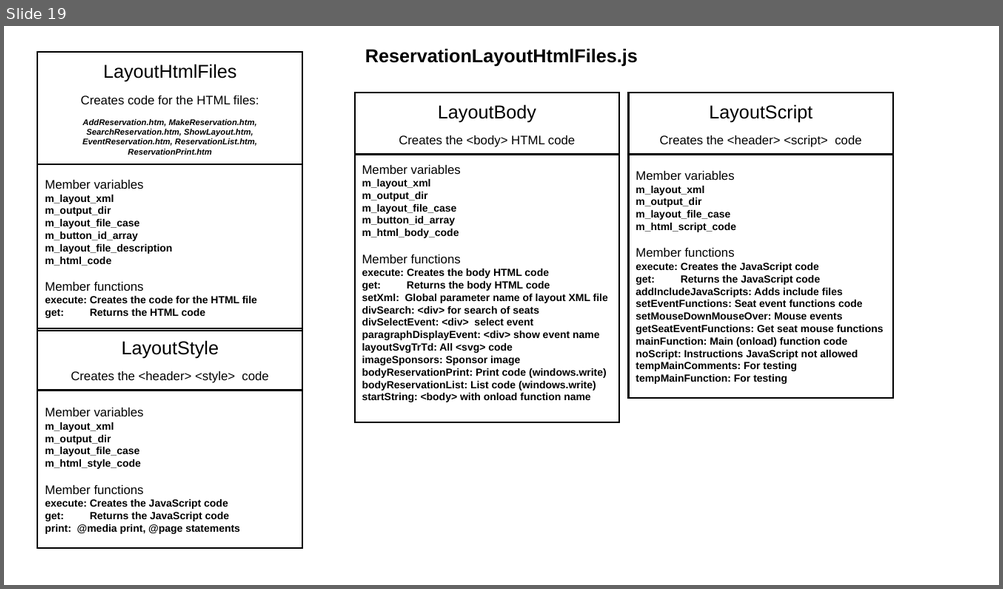
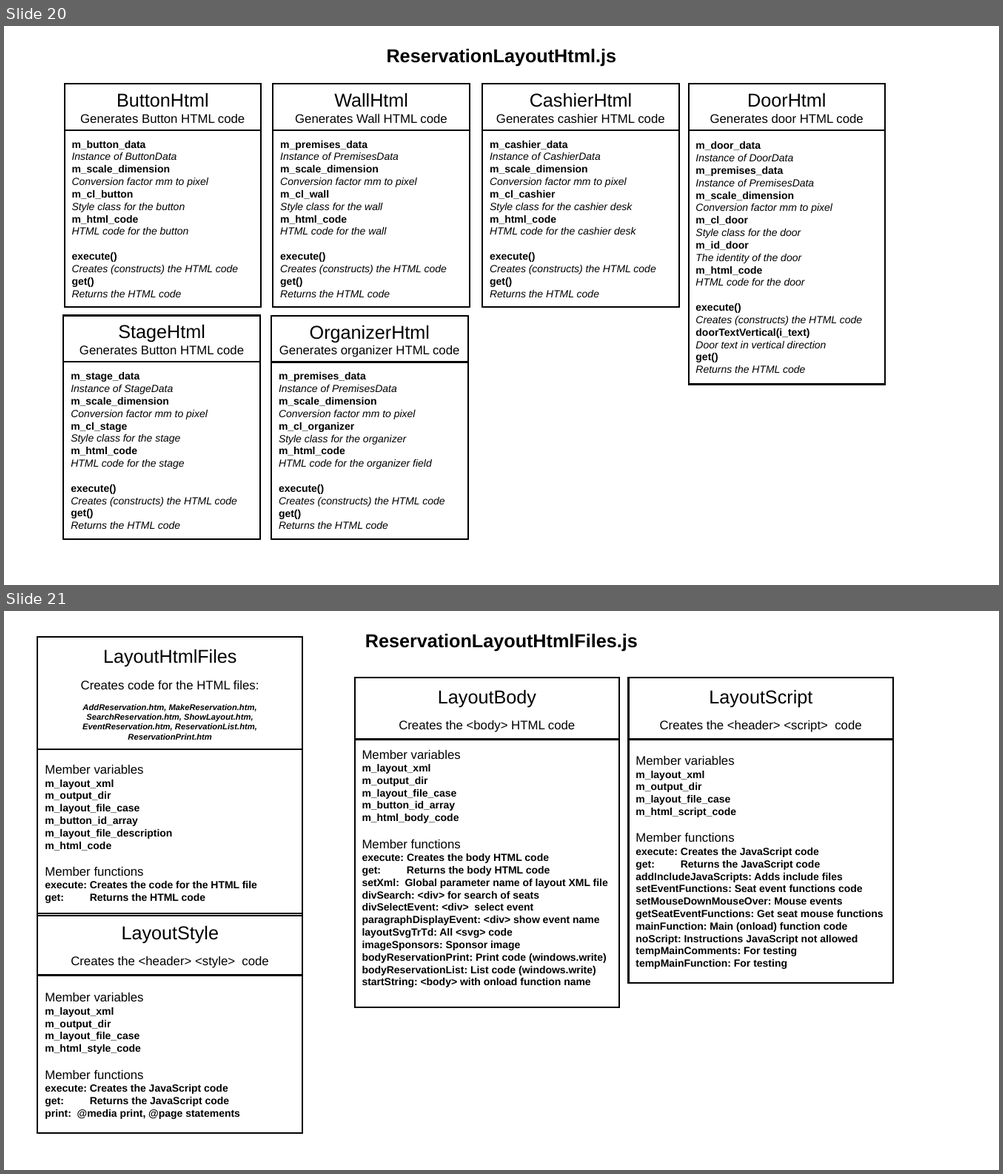
Before and after one commit to JazzLiveAarau/WwwReservationLayout, a slide deck: Description/ReservationLayout.pptx. Shown one above the other, each under a label of ours: slide 19 before the commit, slides 20 and 21 after it. The pictures are 1003x589 and 1003x1174 pixels, drawn with LibreOffice and Linux fonts; fonts in the diff are those of the drawing. Boxes give left, top, right and bottom in pixels: in the first picture for what was removed or moved away, otherwise in the second. Text is boxed around its words. In the diff, an @@ line names an element or a change of style, - is before the commit and + after.

```diff
--- a/Description/ReservationLayout.pptx
+++ b/Description/ReservationLayout.pptx
@@ slide 20 added at [4,26,999,585], background #FFFFFF @@
@@ text added at [387,48,617,66], 18 pt, text #000000, bold @@
+ReservationLayoutHtml.js
@@ rectangle added at [65,84,262,130], outline #000000 1.5 pt, 12 pt, text #000000 @@
+ButtonHtml
+Generates Button HTML code
@@ rectangle added at [273,84,469,130], outline #000000 1.5 pt, 12 pt, text #000000 @@
+WallHtml
+Generates Wall HTML code
@@ rectangle added at [482,84,679,130], outline #000000 1.5 pt, 12 pt, text #000000 @@
+CashierHtml
+Generates cashier HTML code
@@ rectangle added at [688,84,885,130], outline #000000 1.5 pt, 12 pt, text #000000 @@
+DoorHtml
+Generates door HTML code
@@ rectangle added at [65,130,262,308], outline #000000 1.5 pt, 10 pt, text #000000, italic @@
+m_button_data
+Instance of ButtonData
+m_scale_dimension
+Conversion factor mm to pixel
+m_cl_button
+Style class for the button
+m_html_code
+HTML code for the button
+execute()
+Creates (constructs) the HTML code
+get()
+Returns the HTML code
@@ rectangle added at [273,130,469,308], outline #000000 1.5 pt, 10 pt, text #000000, italic @@
+m_premises_data
+Instance of PremisesData
+m_scale_dimension
+Conversion factor mm to pixel
+m_cl_wall
+Style class for the wall
+m_html_code
+HTML code for the wall
+execute()
+Creates (constructs) the HTML code
+get()
+Returns the HTML code
@@ rectangle added at [482,130,679,308], outline #000000 1.5 pt, 10 pt, text #000000, italic @@
+m_cashier_data
+Instance of CashierData
+m_scale_dimension
+Conversion factor mm to pixel
+m_cl_cashier
+Style class for the cashier desk
+m_html_code
+HTML code for the cashier desk
+execute()
+Creates (constructs) the HTML code
+get()
+Returns the HTML code
@@ rectangle added at [688,130,885,385], outline #000000 1.5 pt, 10 pt, text #000000, italic @@
+m_door_data
+Instance of DoorData
+m_premises_data
+Instance of PremisesData
+m_scale_dimension
+Conversion factor mm to pixel
+m_cl_door
+Style class for the door
+m_id_door
+The identity of the door
+m_html_code
+HTML code for the door
+execute()
+Creates (constructs) the HTML code
+doorTextVertical(i_text)
+Door text in vertical direction
+get()
+Returns the HTML code
@@ rectangle added at [64,315,261,362], outline #000000 1.5 pt, 12 pt, text #000000 @@
+StageHtml
+Generates Button HTML code
@@ rectangle added at [271,315,468,362], outline #000000 1.5 pt, 12 pt, text #000000 @@
+OrganizerHtml
+Generates organizer HTML code
@@ rectangle added at [64,363,261,540], outline #000000 1.5 pt, 10 pt, text #000000, italic @@
+m_stage_data
+Instance of StageData
+m_scale_dimension
+Conversion factor mm to pixel
+m_cl_stage
+Style class for the stage
+m_html_code
+HTML code for the stage
+execute()
+Creates (constructs) the HTML code
+get()
+Returns the HTML code
@@ rectangle added at [271,363,468,540], outline #000000 1.5 pt, 10 pt, text #000000, italic @@
+m_premises_data
+Instance of PremisesData
+m_scale_dimension
+Conversion factor mm to pixel
+m_cl_organizer
+Style class for the organizer
+m_html_code
+HTML code for the organizer field
+execute()
+Creates (constructs) the HTML code
+get()
+Returns the HTML code
@@ what was slide 19 is now slide 21 @@
```
Also in this commit, not shown: 1 slide changed, 1 other slide added, 2 other files.
